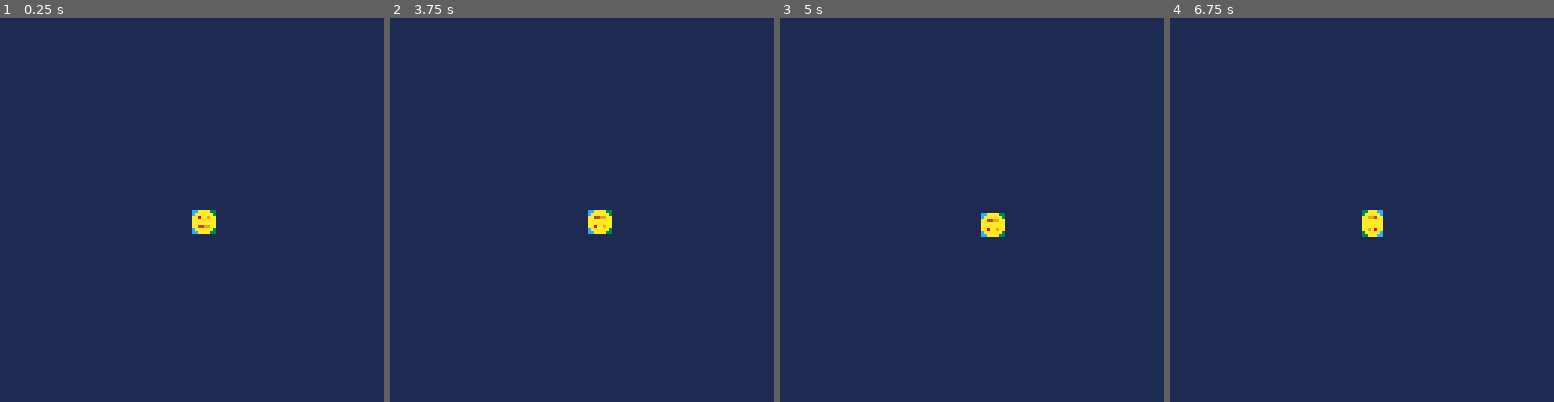
Above: before the commit, frames 1-4 (left to right).
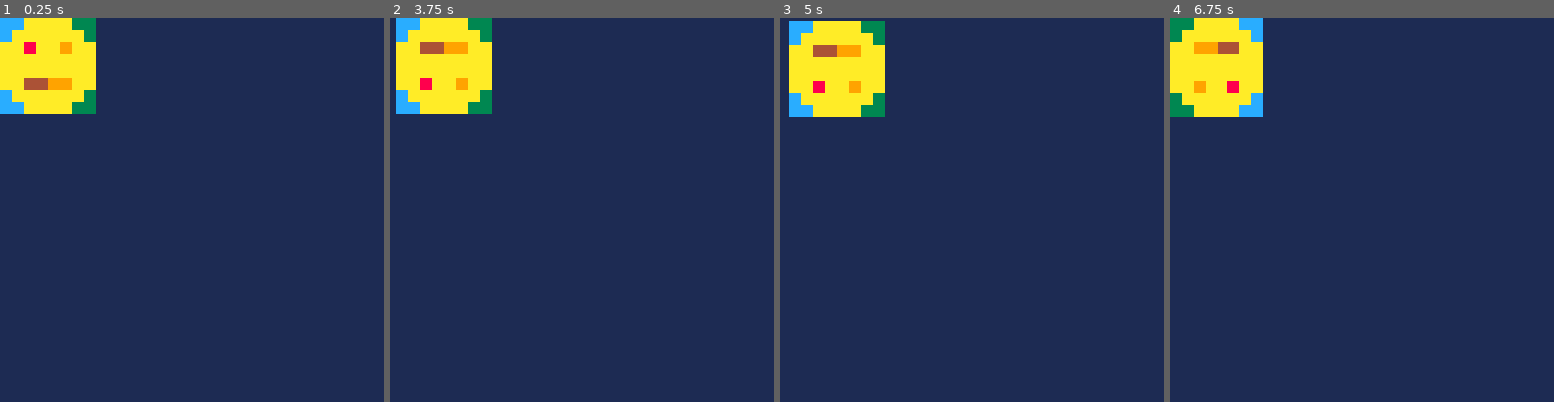
Above: after the commit, the same moments.

Repository: 0xcafed00d/tac08
Game: PICO-8 cartridge tests/sspr.p8
Two runs of this game, one before a commit and one after it. Both use one fixed random seed, a clock stepped at 60 frames per second and the inputs below.
Inputs:
- Up to frame 1 (0.25 s): no input
- Up to frame 2 (3.75 s): tap O (Z key) at 0.33, 0.7, 1.43, 2.22, 3.1 s; tap X (X key) at 1.07, 2.07, 2.4, 2.73, 3.07, 3.4, 3.73 s; hold Left 1.97-2.37 s; hold Down 2.42-2.82 s; hold Right 2.87-3.53 s; hold Up from 3.58 s (still down)
- Up to frame 3 (5 s): tap O (Z key) at 3.98, 4.87 s; tap X (X key) at 4.07, 4.4, 4.73 s; release Up at 4.08 s; hold Right 4.13-4.53 s; hold Down from 4.58 s (still down)
- Up to frame 4 (6.75 s): tap X (X key) every 0.33 s from 5.07 to 6.73 s; release Down at 5.08 s; hold Left 5.13-5.8 s; tap O (Z key) at 5.75, 6.63 s; hold Up 5.85-6.18 s; hold Left 6.23-6.63 s; hold Down from 6.68 s (still down)

The runs differ from the first frame. In frame 1, 6.6% of the frame differs, in the area x 0-57%, y 0-57%; in frame 2, 6.6%; in frame 3, 6.6%; in frame 4, 6.6%.

Commit message:
added clipping for stretched sprites

Diff:
--- a/tests/sspr.p8
+++ b/tests/sspr.p8
@@ -4,10 +4,10 @@
 function _init()
 end
 
-x = 64
-y = 64
-w = 8
-h = 8
+x = 0
+y = 0
+w = 32
+h = 32
 
 flipval = 0;
 
@@ -60,7 +59,7 @@
 
 function _draw()
 	cls(1)
-	sspr (8, 0, 8, 8, x, y, w, h, bit_true(flipval, 0), bit_true(flipval, 1))
+	sspr (16, 8, 8, 8, x, y, w, h, bit_true(flipval, 0), bit_true(flipval, 1))
 end
 
 
Not shown, changed: 24 lines of the sprite sheet (__gfx__) section of tests/sspr.p8
Not shown, changed: src/pico_core.cpp
